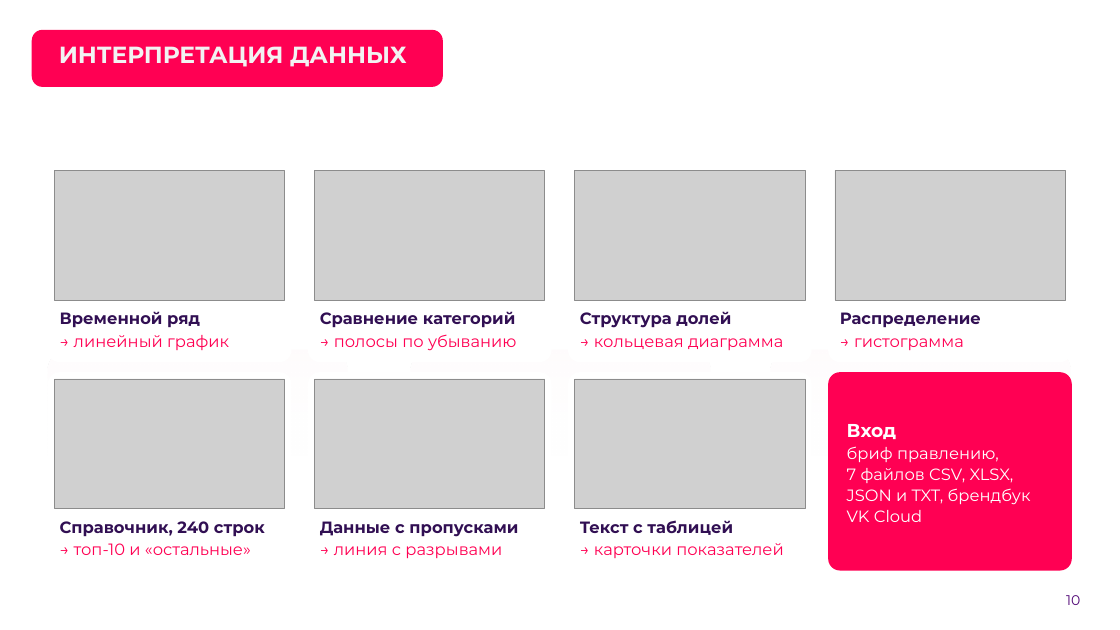
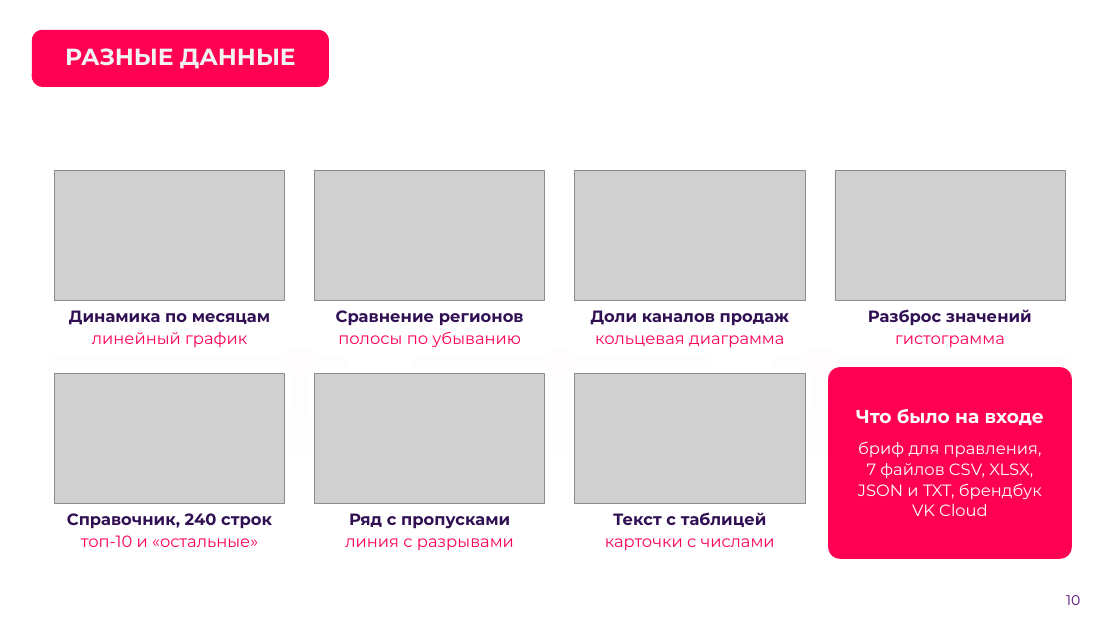
Before and after one commit to hl0pch1k/verstka, a slide deck: slide 10 of docs/presentation/verstka-pitch-stage2.pptx. Drawn at 1120x630 pixels with LibreOffice and Linux fonts; fonts in the diff are those of the drawing; grey boxes stand for pictures; background and template pictures are left out. Boxes give left, top, right and bottom in pixels: in the first picture for what was removed or moved away, otherwise in the second. Text is boxed around its words. In the diff, an @@ line names an element or a change of style, - is before the commit and + after.

```diff
--- a/docs/presentation/verstka-pitch-stage2.pptx
+++ b/docs/presentation/verstka-pitch-stage2.pptx
@@ rounded rectangle resized from (x1=32, y1=29, x2=443, y2=87) to (x1=32, y1=29, x2=329, y2=87) @@
@@ title "РАЗНЫЕ ДАННЫЕ" at (x1=65, y1=48, x2=296, y2=69): vertical alignment bottom to middle @@
@@ title at (x1=65, y1=48, x2=296, y2=69): text changed @@
-ИНТЕРПРЕТАЦИЯ ДАННЫХ
+РАЗНЫЕ ДАННЫЕ
@@ rounded rectangle resized from (x1=48, y1=164, x2=292, y2=362) to (x1=48, y1=164, x2=292, y2=355) @@
@@ rounded rectangle resized from (x1=308, y1=164, x2=552, y2=362) to (x1=308, y1=164, x2=552, y2=355) @@
@@ rounded rectangle resized from (x1=568, y1=164, x2=812, y2=362) to (x1=568, y1=164, x2=812, y2=355) @@
@@ rounded rectangle resized from (x1=828, y1=164, x2=1072, y2=362) to (x1=828, y1=164, x2=1072, y2=355) @@
@@ text at (x1=69, y1=310, x2=270, y2=325): text changed @@
-Временной ряд
+Динамика по месяцам
@@ text at (x1=336, y1=310, x2=524, y2=326): text changed @@
-Сравнение категорий
+Сравнение регионов
@@ text at (x1=591, y1=310, x2=789, y2=326): text changed @@
-Структура долей
+Доли каналов продаж
@@ text at (x1=868, y1=309, x2=1032, y2=326): text changed @@
-Распределение
+Разброс значений
@@ text at (x1=92, y1=332, x2=247, y2=347): text changed @@
-→ линейный график
+линейный график
@@ text at (x1=338, y1=331, x2=521, y2=348): text changed @@
-→ полосы по убыванию
+полосы по убыванию
@@ text at (x1=595, y1=335, x2=784, y2=348): text changed @@
-→ кольцевая диаграмма
+кольцевая диаграмма
@@ text at (x1=895, y1=335, x2=1005, y2=347): text changed @@
-→ гистограмма
+гистограмма
@@ rounded rectangle resized from (x1=48, y1=372, x2=292, y2=571) to (x1=48, y1=367, x2=292, y2=559) @@
@@ rounded rectangle resized from (x1=308, y1=372, x2=552, y2=571) to (x1=308, y1=367, x2=552, y2=559) @@
@@ rounded rectangle resized from (x1=568, y1=372, x2=812, y2=571) to (x1=568, y1=367, x2=812, y2=559) @@
@@ 3 pictures moved together from (x1=55, y1=379, x2=805, y2=508) to (x1=55, y1=374, x2=805, y2=503) @@
@@ proportions changed in 8 elements at (x1=48, y1=164, x2=292, y2=355), (x1=308, y1=164, x2=552, y2=355), (x1=568, y1=164, x2=812, y2=355), (x1=828, y1=164, x2=1072, y2=355), (x1=308, y1=367, x2=552, y2=559), (x1=48, y1=367, x2=292, y2=559), (x1=568, y1=367, x2=812, y2=559), (x1=828, y1=367, x2=1072, y2=559) @@
@@ rounded rectangle resized from (x1=828, y1=372, x2=1072, y2=571) to (x1=828, y1=367, x2=1072, y2=559) @@
@@ text added at (x1=856, y1=409, x2=1044, y2=425), 16 pt, text #FFFFFF, bold @@
+Что было на входе
@@ text "бриф для правления, 7 файлов ..." at (x1=858, y1=441, x2=1042, y2=516): vertical alignment middle to top @@
@@ text at (x1=858, y1=441, x2=1042, y2=516): text changed @@
-Вход
-бриф правлению, 7 файлов CSV, XLSX, JSON и TXT, брендбук VK Cloud
+бриф для правления, 7 файлов CSV, XLSX, JSON и TXT, брендбук VK Cloud
@@ text "Справочник, 240 строк" moved from (x1=60, y1=521, x2=265, y2=537) to (x1=67, y1=513, x2=272, y2=529) @@
@@ text "Справочник, 240 строк" at (x1=67, y1=513, x2=272, y2=529): alignment left to centre @@
@@ text at (x1=81, y1=535, x2=258, y2=547): text changed @@
-→ топ-10 и «остальные»
+топ-10 и «остальные»
@@ text at (x1=345, y1=538, x2=514, y2=550): text changed @@
-→ линия с разрывами
+линия с разрывами
@@ text at (x1=349, y1=513, x2=510, y2=529): text changed @@
-Данные с пропусками
+Ряд с пропусками
@@ text "Текст с таблицей" at (x1=613, y1=512, x2=767, y2=527): alignment left to centre @@
@@ text "Текст с таблицей" moved from (x1=580, y1=520, x2=733, y2=535) to (x1=613, y1=512, x2=767, y2=527) @@
@@ text at (x1=605, y1=538, x2=775, y2=550): text changed @@
-→ карточки показателей
+карточки с числами
```
Also in this commit, not shown: 18 other slides changed, 1 other file.
